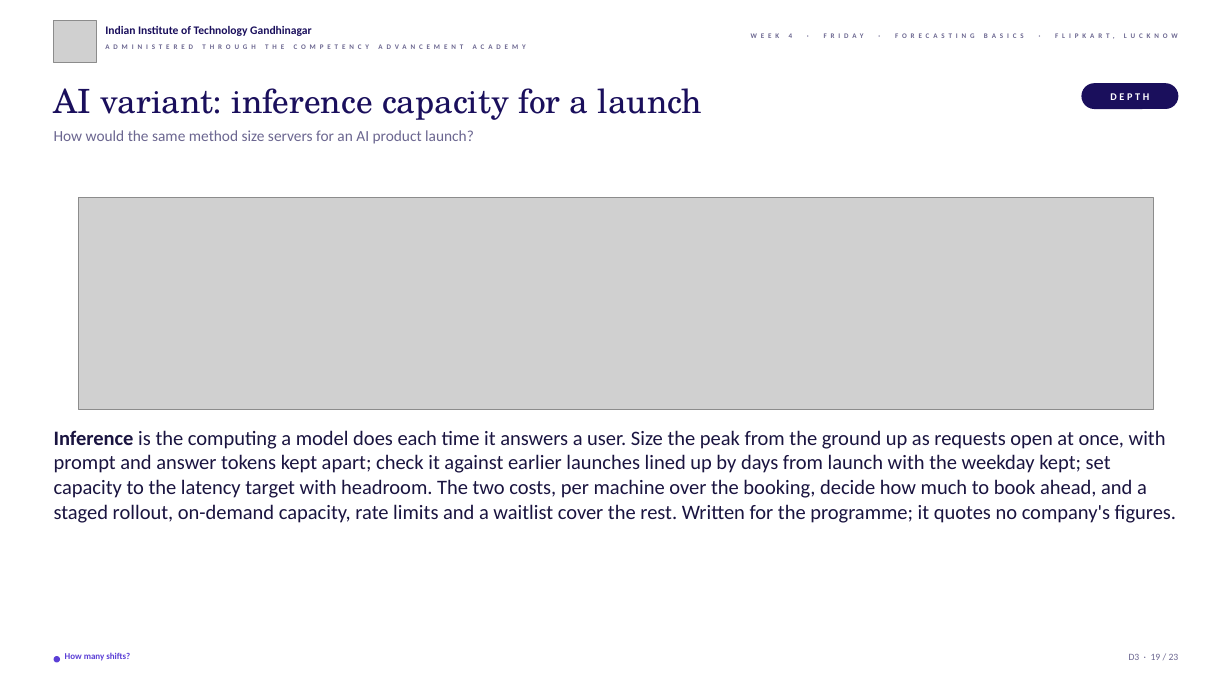
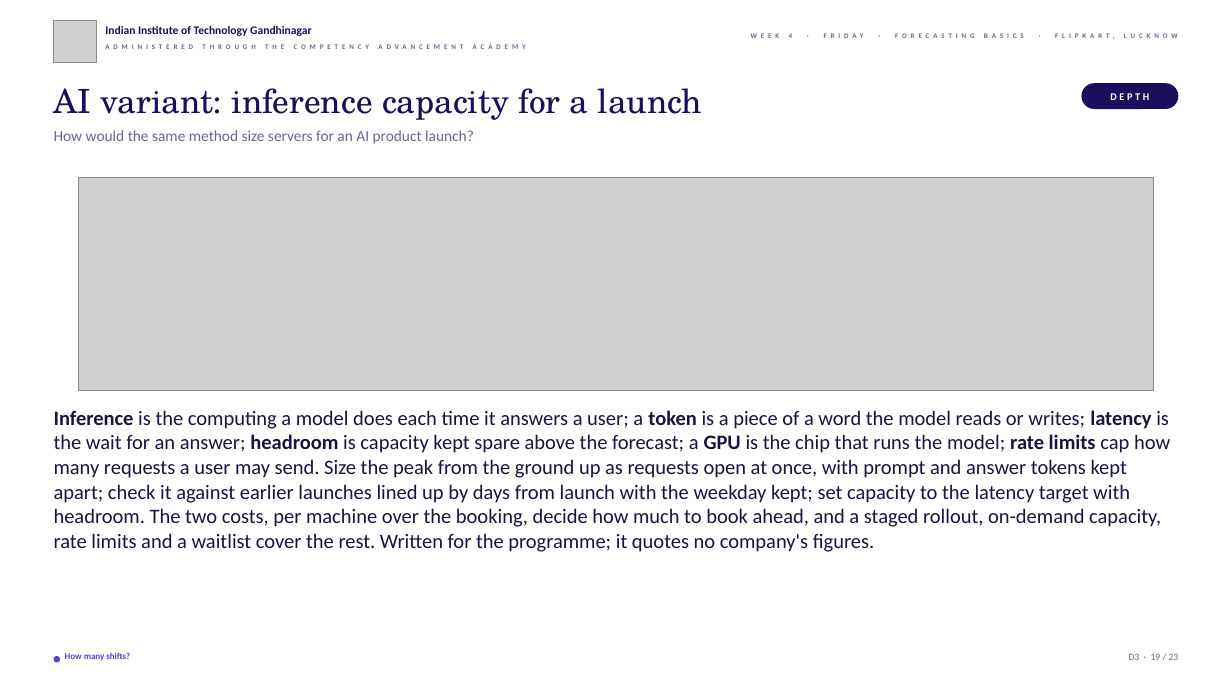
Before and after one commit to fde-academy-lab/c2-content-factory, a slide deck: slide 19 of content/W04/D5/slides/C2_W04_D05_half2_STUDENT.pptx. Drawn at 1232x693 pixels with LibreOffice and Linux fonts; fonts in the diff are those of the drawing; grey boxes stand for pictures; background and template pictures are left out. Boxes give left, top, right and bottom in pixels: in the first picture for what was removed or moved away, otherwise in the second. Text is boxed around its words. In the diff, an @@ line names an element or a change of style, - is before the commit and + after.

```diff
--- a/content/W04/D5/slides/C2_W04_D05_half2_STUDENT.pptx
+++ b/content/W04/D5/slides/C2_W04_D05_half2_STUDENT.pptx
@@ picture: place and size @@
-picture at (79, 198, 1153, 410)
+picture at (79, 178, 1153, 391)
@@ text at (54, 410, 1170, 552): text changed @@
-Inference is the computing a model does each time it answers a user. Size the peak from the ground up as requests open at once, with prompt and answer tokens kept apart; check it against earlier launches lined up by days from launch with the weekday kept; set capacity to the latency target with headroom. The two costs, per machine over the booking, decide how much to book ahead, and a staged rollout, on-demand capacity, rate limits and a waitlist cover the rest. Written for the programme; it quotes no company's figures.
+Inference is the computing a model does each time it answers a user; a token is a piece of a word the model reads or writes; latency is the wait for an answer; headroom is capacity kept spare above the forecast; a GPU is the chip that runs the model; rate limits cap how many requests a user may send. Size the peak from the ground up as requests open at once, with prompt and answer tokens kept apart; check it against earlier launches lined up by days from launch with the weekday kept; set capacity to the latency target with headroom. The two costs, per machine over the booking, decide how much to book ahead, and a staged rollout, on-demand capacity, rate limits and a waitlist cover the rest. Written for the programme; it quotes no company's figures.
```
Also in this commit, not shown: 14 other slides changed, 5 other files.
